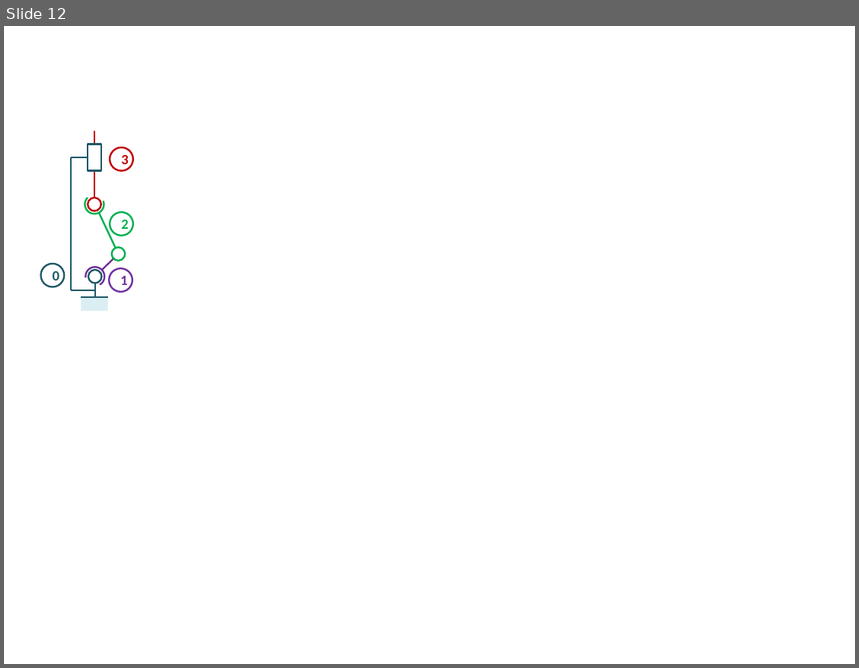
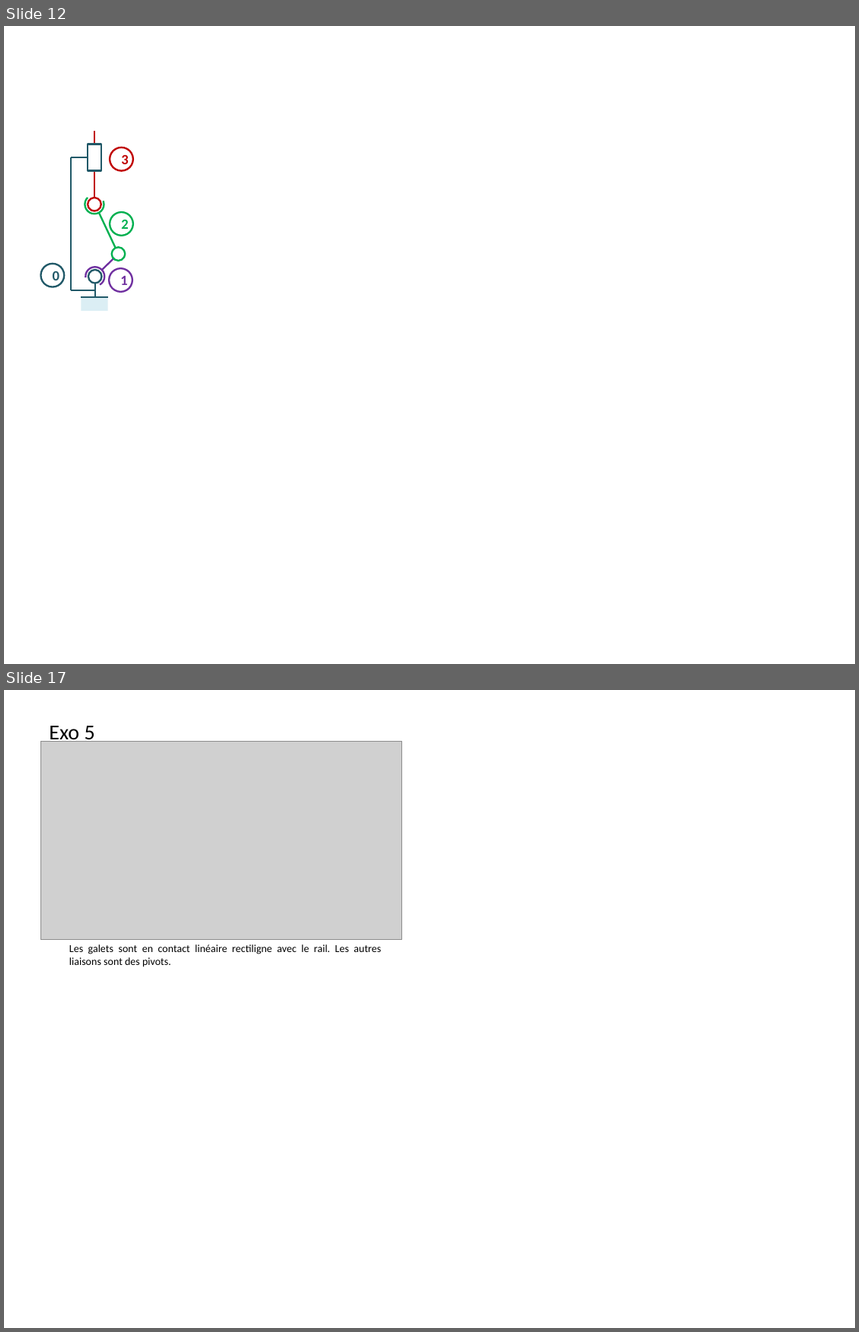
Before and after one commit to xpessoles/QCM_AMC_Questions, a slide deck: Banque_SI/03_hyperstatisme/images/QCM.pptx. Shown one above the other, each under a label of ours: slide 12 before the commit, slides 12 and 17 after it; the slides between them are not shown. The pictures are 859x668 and 859x1332 pixels, drawn with LibreOffice and Linux fonts; fonts in the diff are those of the drawing; grey boxes stand for pictures. Boxes give left, top, right and bottom in pixels: in the first picture for what was removed or moved away, otherwise in the second. Text is boxed around its words. In the diff, an @@ line names an element or a change of style, - is before the commit and + after.

```diff
--- a/Banque_SI/03_hyperstatisme/images/QCM.pptx
+++ b/Banque_SI/03_hyperstatisme/images/QCM.pptx
@@ slide 17 added at <box>4,690,855,1328</box>, background #FFFFFF @@
@@ text added at <box>49,726,95,745</box>, 18 pt, text #000000 @@
+Exo 5
@@ picture added at <box>40,741,401,939</box> @@
@@ text added at <box>69,945,381,967</box>, 9 pt, text #000000 @@
+Les galets sont en contact linéaire rectiligne avec le rail. Les autres liaisons sont des pivots.
```
Also in this commit, not shown: 10 other slides added, 12 other files.
